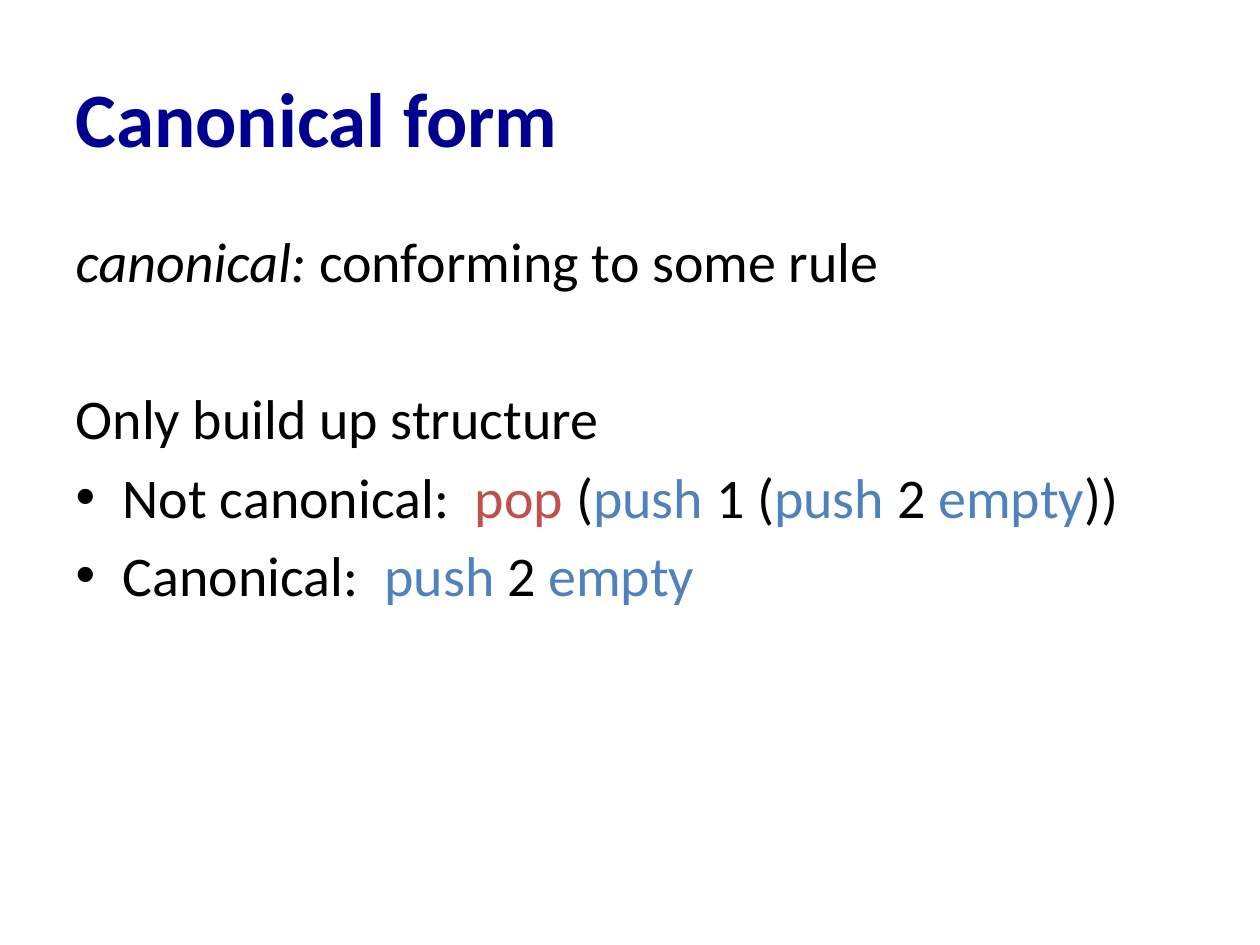
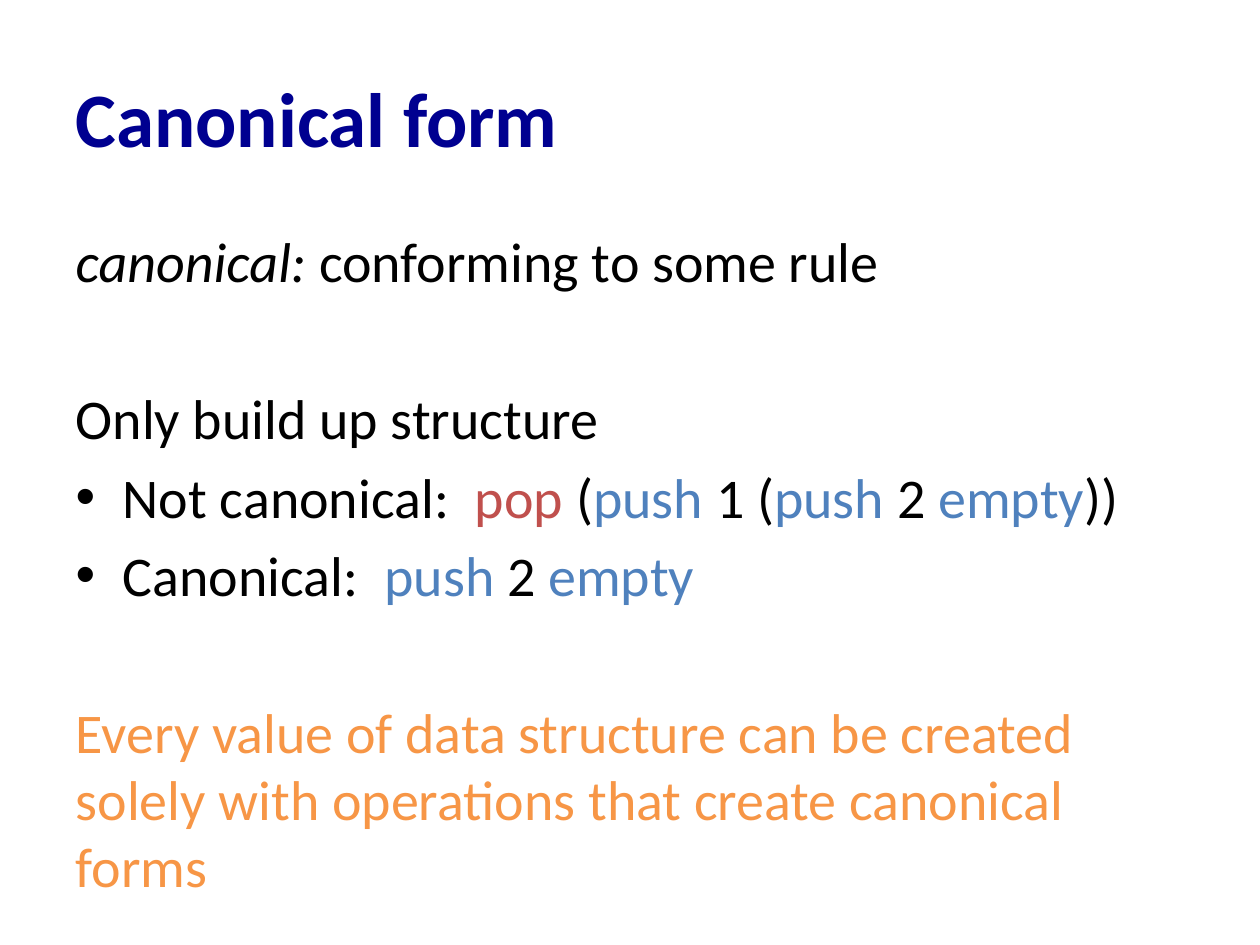
Before and after one commit to cs3110/materials-2019fa, a slide deck: slide 22 of 22-proofs3/lec.pptx (slide 21 before the commit). Drawn at 1260x945 pixels with LibreOffice and Linux fonts; fonts in the diff are those of the drawing. Boxes give left, top, right and bottom in pixels: in the first picture for what was removed or moved away, otherwise in the second. Text is boxed around its words. In the diff, an @@ line names an element or a change of style, - is before the commit and + after.

```diff
--- a/22-proofs3/lec.pptx
+++ b/22-proofs3/lec.pptx
@@ text at (76, 714, 1073, 829): paragraph added @@
+Every value of data structure can be created solely with operations that create canonical forms
```
Also in this commit, not shown: 5 other slides changed, 1 other file.
